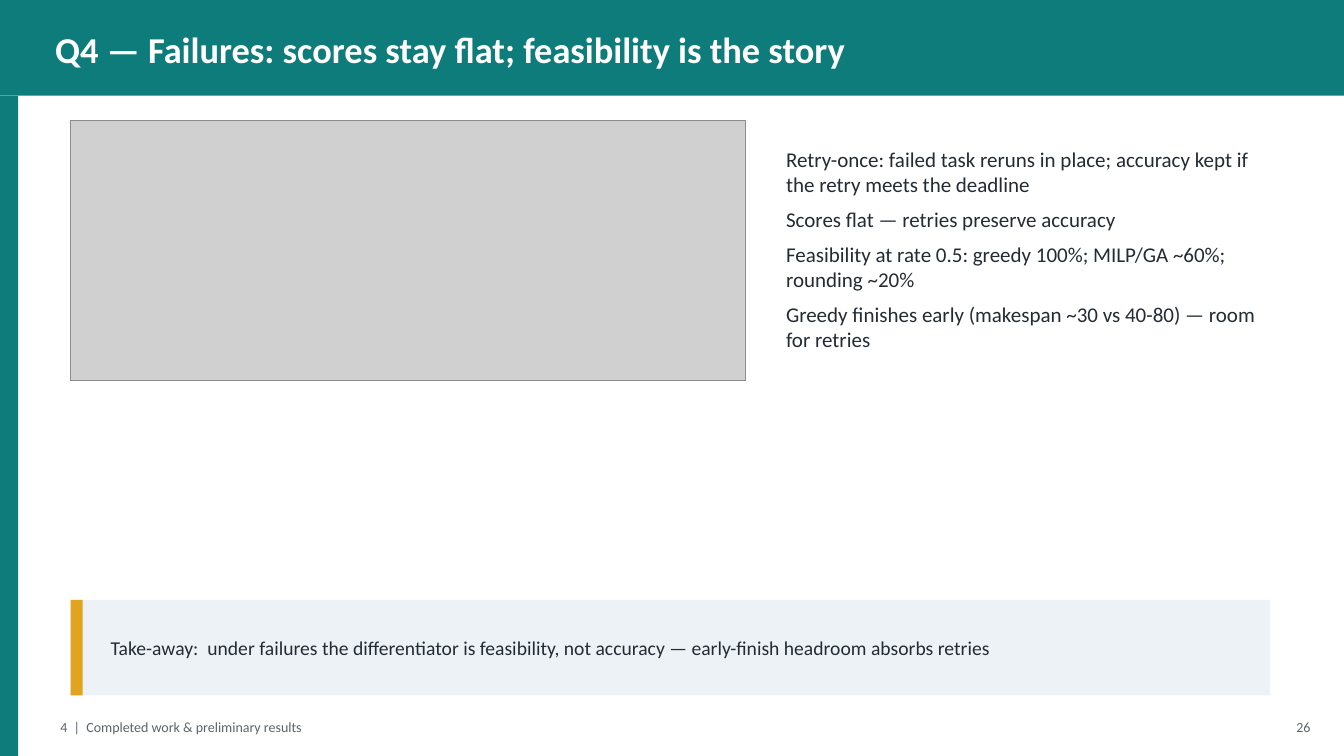
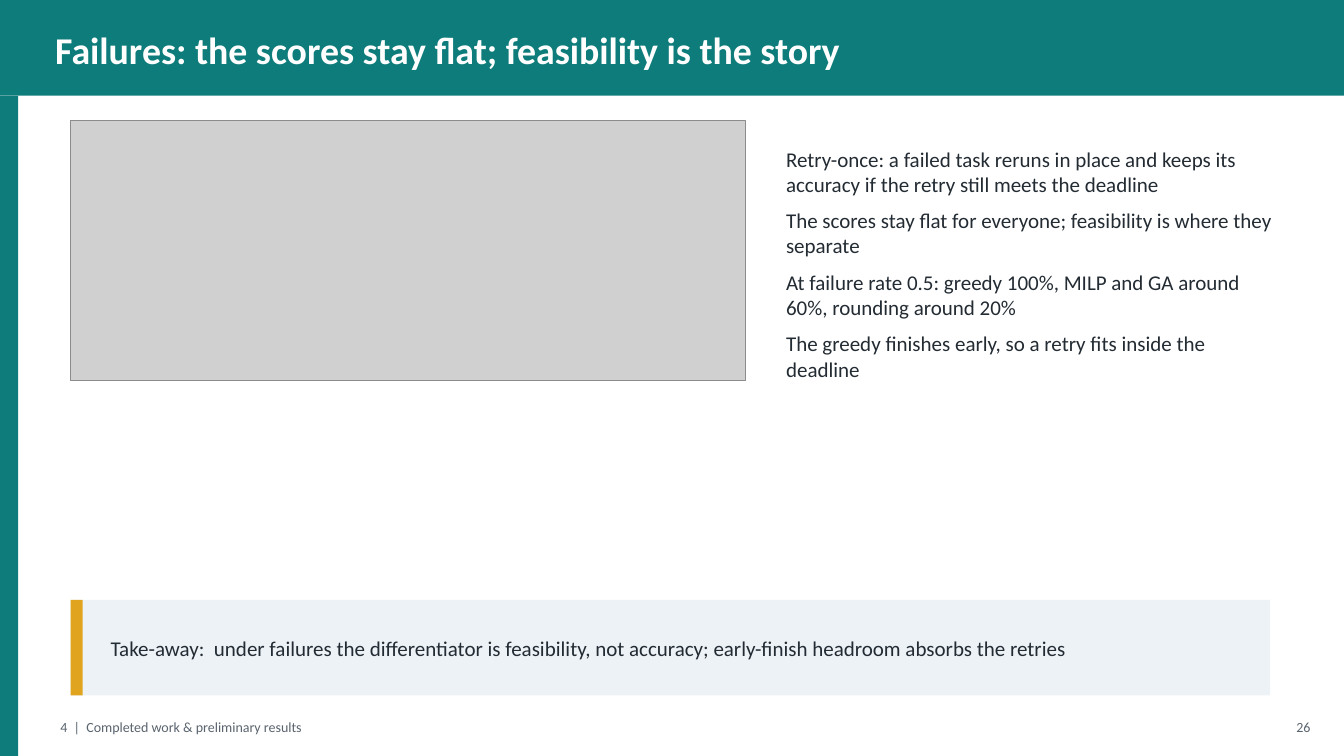
Before and after one commit to gayanigupta/data-aware-scheduling, a slide deck: slide 27 of slides/data-aware-scheduling.pptx. Drawn at 1344x756 pixels with LibreOffice and Linux fonts; fonts in the diff are those of the drawing; grey boxes stand for pictures. Boxes give left, top, right and bottom in pixels: in the first picture for what was removed or moved away, otherwise in the second. Text is boxed around its words. In the diff, an @@ line names an element or a change of style, - is before the commit and + after.

Commit message:
Humanize slide text, enlarge fonts, list both advisors

```diff
--- a/slides/data-aware-scheduling.pptx
+++ b/slides/data-aware-scheduling.pptx
@@ text at <box>55,37,839,70</box>: text changed; size 26 to 27 pt @@
-Q4 — Failures: scores stay flat; feasibility is the story
+Failures: the scores stay flat; feasibility is the story
@@ text at <box>786,152,1271,377</box>: text changed @@
-Retry-once: failed task reruns in place; accuracy kept if the retry meets the deadline
-Scores flat — retries preserve accuracy
-Feasibility at rate 0.5: greedy 100%; MILP/GA ~60%; rounding ~20%
-Greedy finishes early (makespan ~30 vs 40-80) — room for retries
+Retry-once: a failed task reruns in place and keeps its accuracy if the retry still meets the deadline
+The scores stay flat for everyone; feasibility is where they separate
+At failure rate 0.5: greedy 100%, MILP and GA around 60%, rounding around 20%
+The greedy finishes early, so a retry fits inside the deadline
@@ text at <box>111,641,1065,660</box>: text changed; size 14 to 15 pt @@
-Take-away: under failures the differentiator is feasibility, not accuracy — early-finish headroom absorbs retries
+Take-away: under failures the differentiator is feasibility, not accuracy; early-finish headroom absorbs the retries
```
Also in this commit, not shown: 44 other slides changed, 1 other file.
